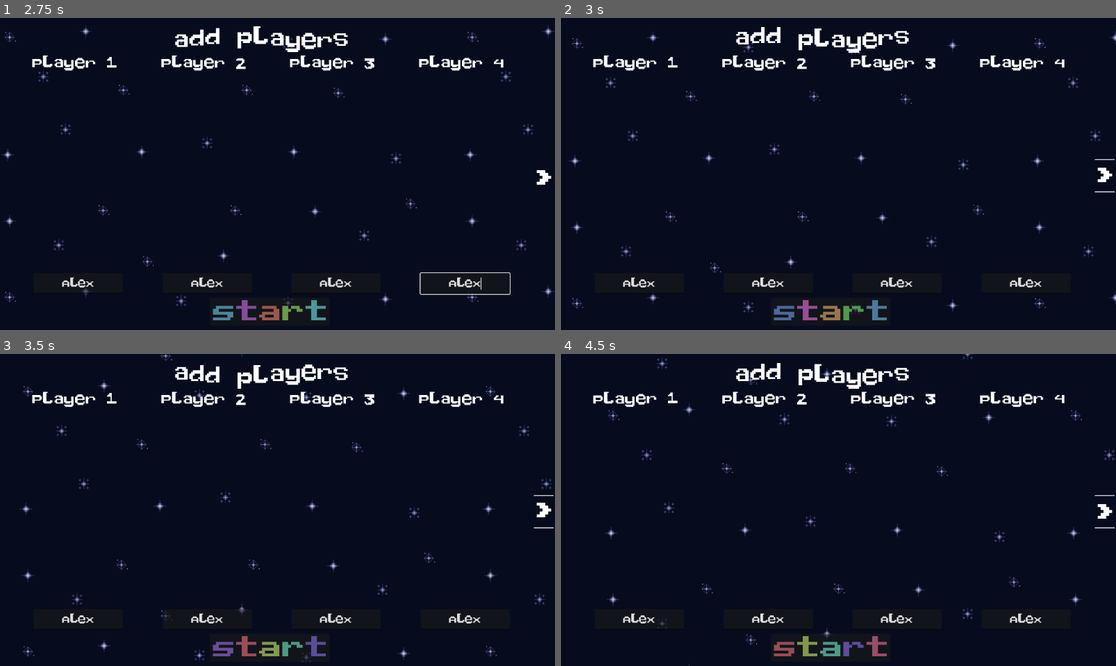
Above: before the commit, frames 1-4 (two rows, left to right).
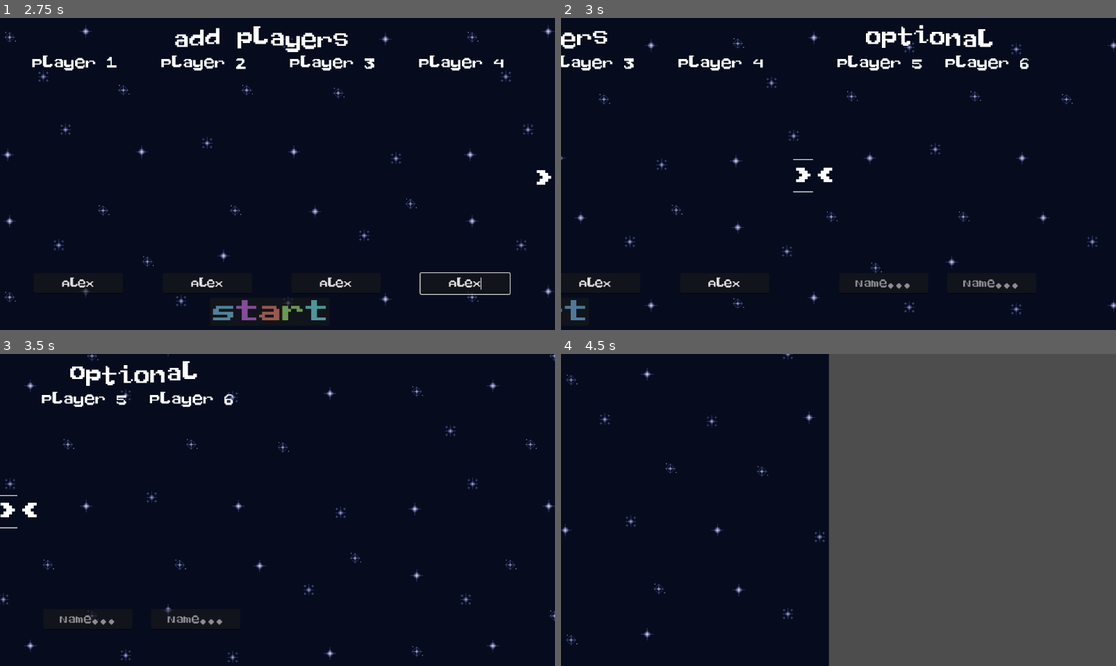
Above: after the commit, the same moments.

Repository: soko7awen/GGJ24
Game: Godot game, scene res://scenes/main.tscn
The game is run twice, just before and just after one commit, with the same random seed, the same clock (stepped at 60 frames per second) and the same inputs.
Inputs (mouse positions are in pixels of both pictures, inside the frame that each line leads up to):
- Up to frame 1 (2.75 s): click "go" at 0.5 s; click (77, 283) at 1.27 s; type "Alex" at 1.35 s; click (205, 283) at 1.5 s; type "Alex" at 1.58 s; click (338, 283) at 1.73 s; type "Alex" at 1.82 s; click (466, 283) at 2.02 s; type "Alex" at 2.1 s
- Up to frame 2 (3 s): click (1104, 177) at 2.77 s
- Up to frame 3 (3.5 s): no input
- Up to frame 4 (4.5 s): click (566, 513) at 3.52 s; click (832, 647) at 4.27 s

Frame 1 is identical in both runs. In frame 2, 6.7% of the frame differs, in the area x 0-100%, y 2-97%; in frame 3, 5.8%; in frame 4, 54%, in the area x 0-100%, y 0-100%.

Commit message:
side to side button works

Diff:
--- a/scenes/player_select.tscn
+++ b/scenes/player_select.tscn
@@ -9,9 +9,12 @@
 [node name="Playerselect" type="Node2D"]
 script = ExtResource("1_uymep")
 
-[node name="Camera2D" type="Camera2D" parent="."]
+[node name="Camera" type="Camera2D" parent="."]
+position = Vector2(576, 0)
+ignore_rotation = false
 limit_left = 0
 limit_top = 0
+position_smoothing_enabled = true
 
 [node name="UI" type="Control" parent="."]
 texture_filter = 1
@@ -24,14 +27,14 @@
 layout_mode = 0
 offset_left = -4000.0
 offset_top = -3000.0
-offset_right = -941.0
-offset_bottom = -832.0
+offset_right = -674.0
+offset_bottom = -652.0
 scale = Vector2(2, 2)
 texture = ExtResource("2_brsje")
 stretch_mode = 1
 script = ExtResource("3_ekvke")
 
-[node name="nextarrow" type="RichTextLabel" parent="UI"]
+[node name="rightarrow" type="RichTextLabel" parent="UI"]
 layout_mode = 0
 offset_left = 1108.0
 offset_top = 247.0
@@ -45,11 +48,31 @@
 [/wave]"
 fit_content = true
 
-[node name="Button" type="Button" parent="UI/nextarrow"]
-layout_mode = 0
-offset_left = -6.0
+[node name="rightButton" type="Button" parent="UI/rightarrow"]
+layout_mode = 0
+offset_left = -8.0
 offset_top = 48.0
-offset_right = 44.0
+offset_right = 42.0
+offset_bottom = 113.0
+flat = true
+
+[node name="leftarrow" type="RichTextLabel" parent="UI"]
+offset_left = 1153.0
+offset_top = 247.0
+offset_right = 1194.0
+offset_bottom = 391.0
+theme = ExtResource("2_tl41j")
+theme_override_font_sizes/normal_font_size = 48
+bbcode_enabled = true
+text = "[wave amp=50.0 freq=4.0 connected=1]
+<
+[/wave]"
+fit_content = true
+
+[node name="leftButton" type="Button" parent="UI/leftarrow"]
+layout_mode = 0
+offset_top = 48.0
+offset_right = 50.0
 offset_bottom = 113.0
 flat = true
 
@@ -277,4 +300,6 @@
 text = "[rainbow freq=0.25 sat=0.5 val=0.6]start[/rainbow]"
 fit_content = true
 
+[connection signal="pressed" from="UI/rightarrow/rightButton" to="." method="_on_right_button_pressed"]
+[connection signal="pressed" from="UI/leftarrow/leftButton" to="." method="_on_left_button_pressed"]
 [connection signal="pressed" from="UI/startButton" to="." method="_on_start_button_pressed"]
--- a/scenes/title.tscn
+++ b/scenes/title.tscn
@@ -14,6 +14,7 @@
 offset_bottom = 40.0
 
 [node name="TextureRect" type="TextureRect" parent="UI"]
+layout_mode = 0
 offset_left = -4000.0
 offset_top = -3000.0
 offset_right = -941.0
--- a/scripts/player_select.gd
+++ b/scripts/player_select.gd
@@ -1,6 +1,7 @@
 extends Node2D
 @onready var gameController = $".."
 @onready var players = get_node("UI/Players")
+@onready var camera = get_node("Camera")
 var toScene = "res://scenes/cutscenes/the_card_that_flips.tscn"
 var player = 1
 
@@ -8,7 +9,10 @@
 	pass
 
 func _on_right_button_pressed():
-	pass
+	camera.position.x += 1152
+
+func _on_left_button_pressed():
+	camera.position.x -= 1152
 
 func _on_start_button_pressed():
 	$"..".loadScene(self,toScene)
Not shown, added: assets/sprites/ui/button_blank_black.png.import
Not shown, added: assets/sprites/ui/button_blank_white.png.import
Not shown, added: assets/sprites/ui/button_start_black.png.import
Not shown, added: assets/sprites/ui/button_start_black_pressed.png.import
Not shown, added: assets/sprites/ui/button_start_white.png.import
Not shown, added: assets/sprites/ui/button_start_white_pressed.png.import
